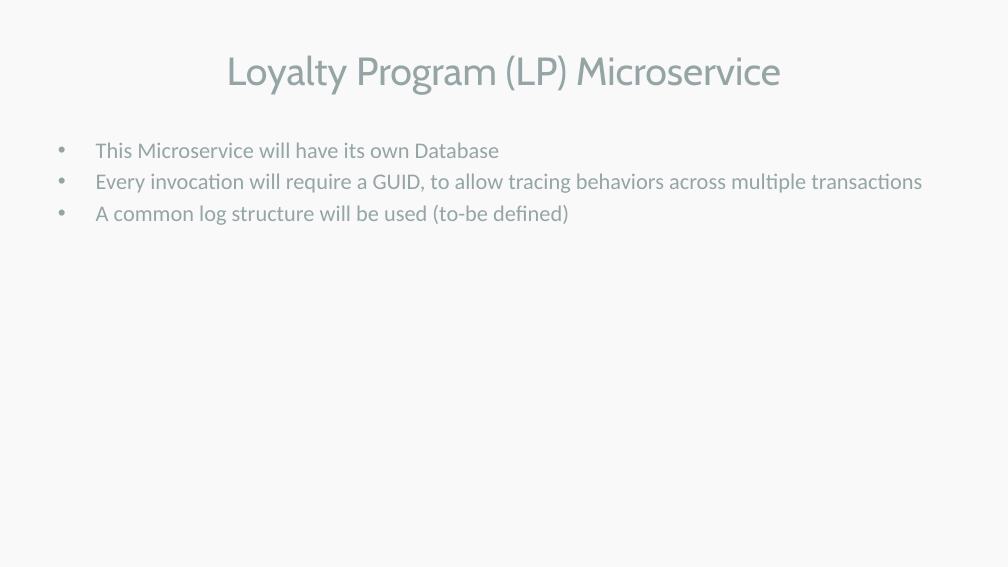
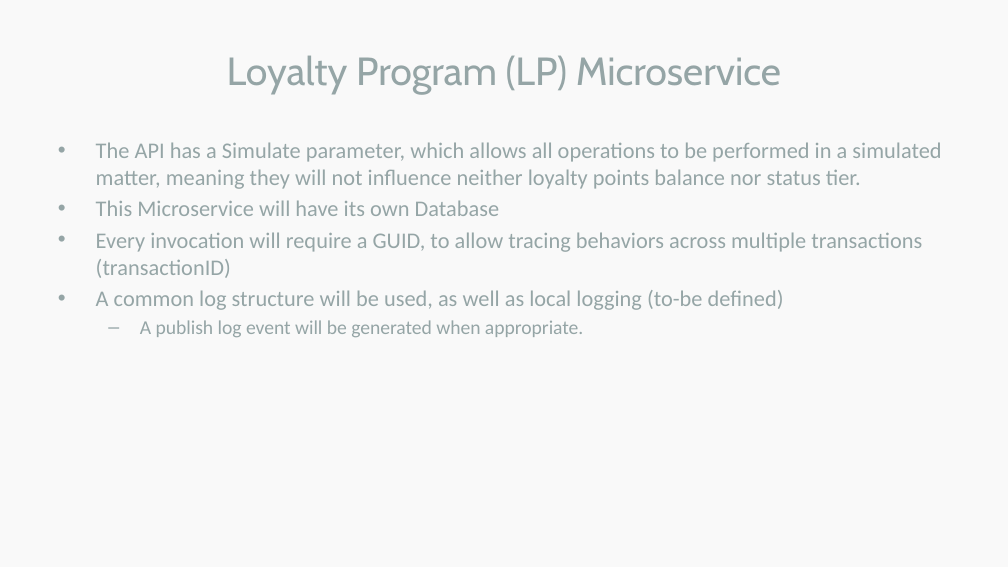
Before and after one commit to LinkRedCloud/loyaltyprogrammicroservice, a slide deck: slide 3 of Loyalty Program Microservice.pptx. Drawn at 1008x567 pixels with LibreOffice and Linux fonts; fonts in the diff are those of the drawing. Boxes give left, top, right and bottom in pixels: in the first picture for what was removed or moved away, otherwise in the second. Text is boxed around its words. In the diff, an @@ line names an element or a change of style, - is before the commit and + after.

Commit message:
Loyalty Program Microservice Design Document

```diff
--- a/Loyalty Program Microservice.pptx
+++ b/Loyalty Program Microservice.pptx
@@ text at (96, 142, 941, 189): paragraph added @@
+• The API has a Simulate parameter, which allows all operations to be performed in a simulated matter, meaning they will not influence neither loyalty points balance nor status tier.
@@ text at (96, 232, 922, 337): text changed @@
-• Every invocation will require a GUID, to allow tracing behaviors across multiple transactions
-• A common log structure will be used (to-be defined)
+• Every invocation will require a GUID, to allow tracing behaviors across multiple transactions (transactionID)
+• A common log structure will be used, as well as local logging (to-be defined)
+  – A publish log event will be generated when appropriate.
```
Also in this commit, not shown: 1 other slide changed, 2 slides added.
